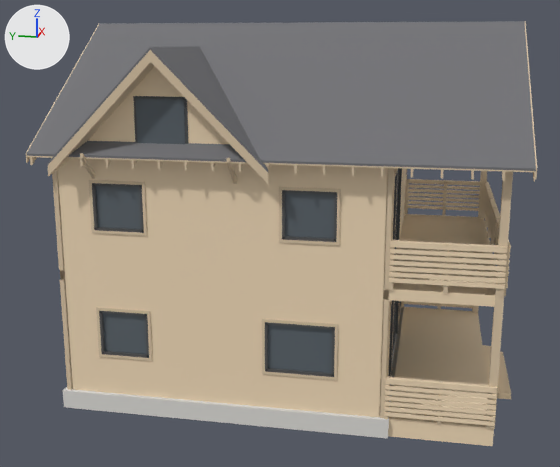
One commit to the glTF model deliveries/2026-09-29_cabin-2floor-3br-120/cabin-2floor-3br-120_3d.glb: the scene before it, then after it.
One viewpoint serves both versions: a 50 mm lens placed at (-16.3, -0.9, 8.24), pointed at (3.51, 3.06, 3.28). Every picture has the same lights, and +X, +Y and +Z are marked at upper left. The picture after the commit comes second. Vertices at exactly the same position are counted once.

Objects in the first picture: 'frame', 'glass', 'roof_tiles', 'sheathing', 'slab', 'trim', 'wood' and 2 more.
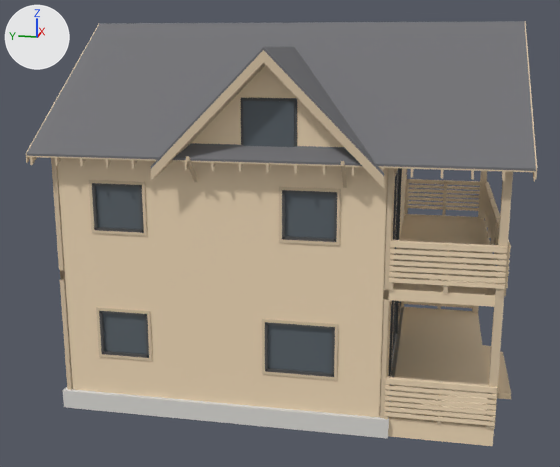
Pixel boxes (x1, y1, x2, y2) of what changed, in the pictures (560 x 467 px; the box of a moved part takes in the faces that stretch with it):
'roof_tiles', reshaped
    before: (27, 21, 536, 172)
    after: (27, 21, 536, 176)
'sheathing', reshaped
    before: (27, 50, 536, 184)
    after: (27, 50, 536, 188)
part 1 of me_wood, moved or reshaped
    before: (88, 66, 229, 144)
    after: (192, 65, 344, 147)
part 2 of me_glass, moved or reshaped
    before: (136, 99, 186, 144)
    after: (243, 100, 294, 147)
part 3 of me_frame, moved or reshaped
    before: (133, 96, 188, 144)
    after: (241, 98, 297, 147)
part 4 of me_sheathing, moved or reshaped
    before: (48, 50, 268, 184)
    after: (151, 50, 384, 188)
part 5 of me_roof_tiles, moved or reshaped
    before: (47, 46, 268, 172)
    after: (151, 46, 384, 176)

Edits to the bpy script that builds the scene:
```text
Change me_wood:
    where me_wood.from_pydata(...)  # 882 vertices, 1592 faces; spans x -0.14..7.82, y -3.06..7.64, z -0.45..8.48
    used by ob_wood; location = (0.0, 0.0, 0.0)
    me_wood part 1: the loose piece of 6 vertices spanning x -0.06..0.06, y 3.0..7.0, z 5.85..7.85 is moved by (0.0, -2.41, 0.0)
Change me_glass:
    where me_glass.from_pydata(...)  # 150 vertices, 224 faces; spans x -0.09..7.77, y -0.01..7.59, z 0.0..8.24
    used by ob_glass; location = (0.0, 0.0, 0.0)
    me_glass part 2: the loose piece of 8 vertices spanning x -0.09..-0.08, y 4.45..5.55, z 6.0..7.05 is moved by (0.0, -2.41, 0.0)
Change me_frame:
    where me_frame.from_pydata(...)  # 704 vertices, 1272 faces; spans x -0.08..7.76, y -0.08..7.66, z 0.0..8.28
    used by ob_frame; location = (0.0, 0.0, 0.0)
    me_frame part 3: the loose piece of 8 vertices spanning x -0.08..-0.06, y 4.39..5.61, z 5.94..7.11 is moved by (0.0, -2.41, 0.0)
Change me_sheathing:
    where me_sheathing.from_pydata(...)  # 28 vertices, 56 faces; spans x -0.56..8.24, y -2.86..8.04, z 5.35..8.69
    used by ob_sheathing; location = (0.0, 0.0, 0.0)
    me_sheathing part 4: the loose piece of 8 vertices spanning x -0.56..2.91, y 2.5..7.5, z 5.35..8.1 is moved by (0.0, -2.41, 0.0)
Change me_roof_tiles:
    where me_roof_tiles.from_pydata(...)  # 28 vertices, 56 faces; spans x -0.56..8.24, y -2.86..8.04, z 5.6..8.74
    used by ob_roof_tiles; location = (0.0, 0.0, 0.0)
    me_roof_tiles part 5: the loose piece of 8 vertices spanning x -0.56..2.91, y 2.5..7.5, z 5.6..8.15 is moved by (0.0, -2.41, 0.0)
```
